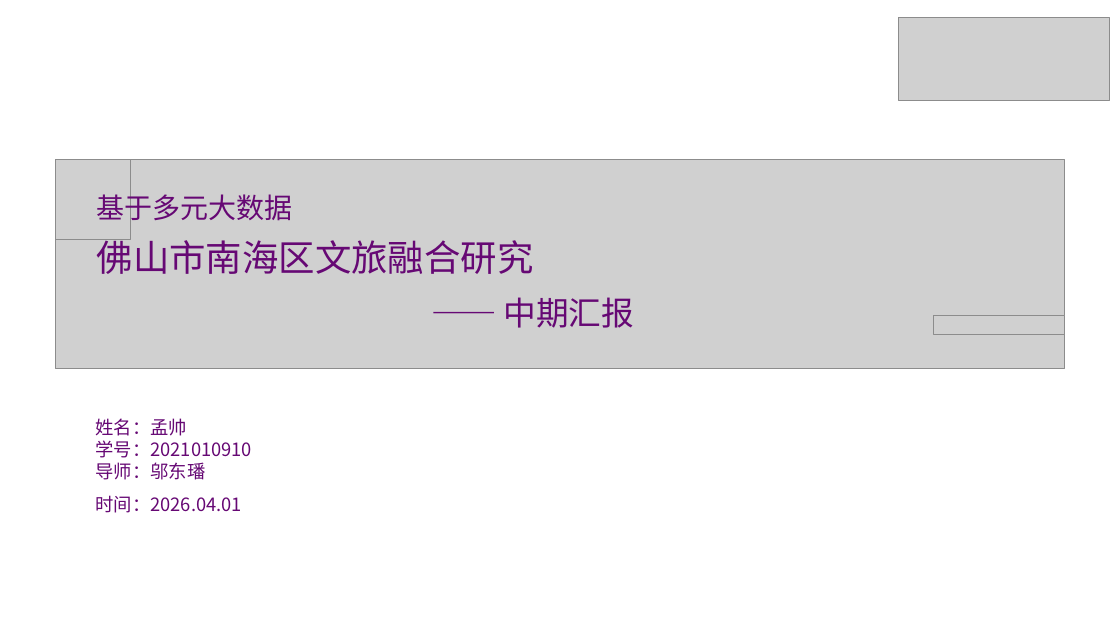
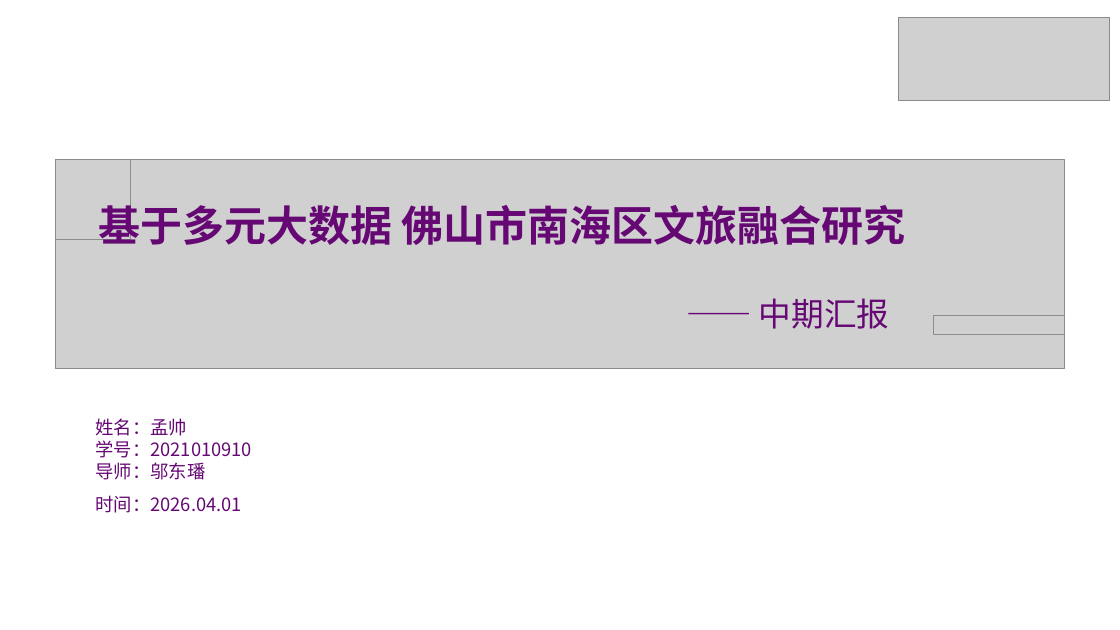
Before and after one commit to Archdogms/knowledge_graph, a slide deck: slide 1 of docs/ppt/孟帅_毕设中期final.pptx. Drawn at 1120x630 pixels with LibreOffice and Linux fonts; fonts in the diff are those of the drawing; grey boxes stand for pictures. Boxes give left, top, right and bottom in pixels: in the first picture for what was removed or moved away, otherwise in the second. Text is boxed around its words. In the diff, an @@ line names an element or a change of style, - is before the commit and + after.

```diff
--- a/docs/ppt/孟帅_毕设中期final.pptx
+++ b/docs/ppt/孟帅_毕设中期final.pptx
@@ text "基于多元大数据 佛山市南海区文旅融合研究": place and size @@
-text "基于多元大数据 佛山市南海区文旅融合研究" at (97, 190, 635, 328)
+text "基于多元大数据 佛山市南海区文旅融合研究" at (98, 199, 906, 329)
@@ text "基于多元大数据 佛山市南海区文旅融合研究" at (98, 199, 906, 329): size 24 to 36 pt in "基于多元大数据"; size 31.2 to 36 pt in "佛山市南海区文旅融合研究"; bold on in "基于多元大数据 佛山市南海区文旅融合研究"; line spacing 46.8pt to 1 @@
```
Also in this commit, not shown: 6 other slides changed, 4 slides added, 4 slides removed, 13 other files.
